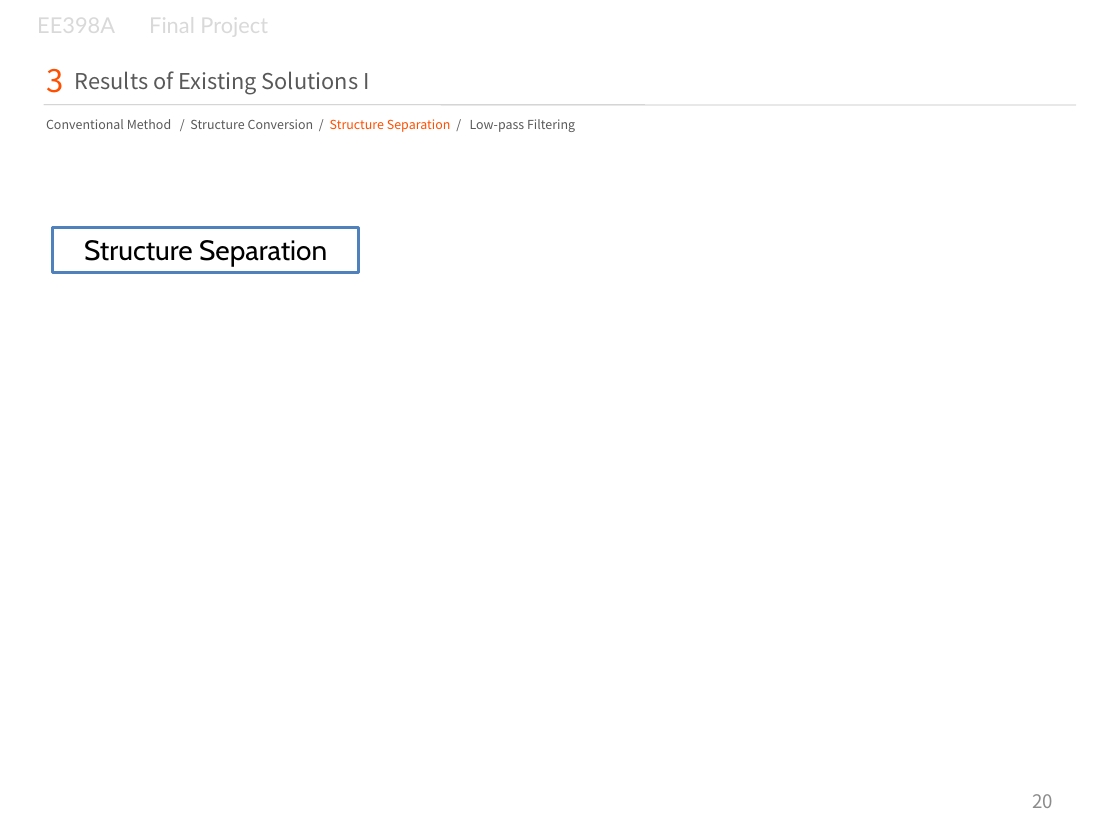
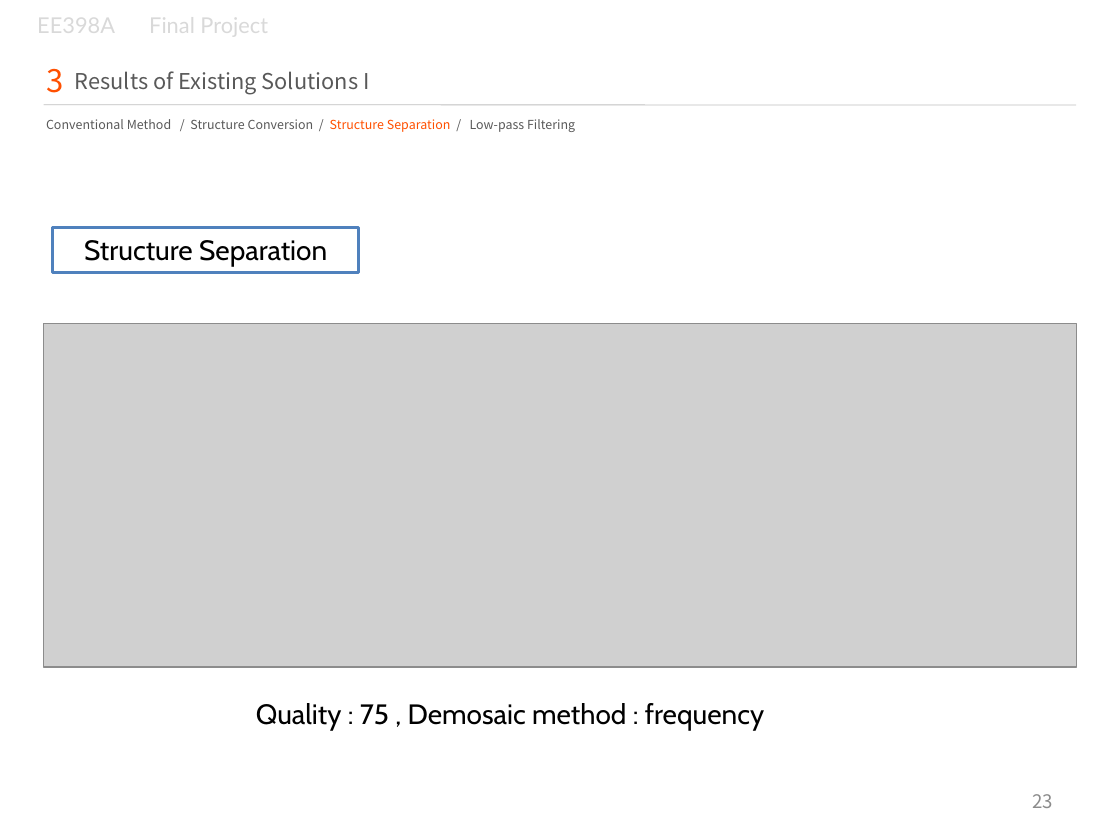
Before and after one commit to stoneyang-isp/cfacompression, a slide deck: slide 23 of EE398A_FinalProject.pptx (slide 20 before the commit). Drawn at 1120x840 pixels with LibreOffice and Linux fonts; fonts in the diff are those of the drawing; grey boxes stand for pictures; background and template pictures are left out. Boxes give left, top, right and bottom in pixels: in the first picture for what was removed or moved away, otherwise in the second. Text is boxed around its words. In the diff, an @@ line names an element or a change of style, - is before the commit and + after.

```diff
--- a/EE398A_FinalProject.pptx
+++ b/EE398A_FinalProject.pptx
@@ picture added at [44,324,1076,668] @@
@@ text added at [256,703,764,731], 18 pt, text #000000 @@
+Quality : 75 , Demosaic method : frequency
@@ page number at [1032,794,1053,808]: text changed @@
-20
+23
```
Also in this commit, not shown: 5 other slides changed, 6 slides added.
